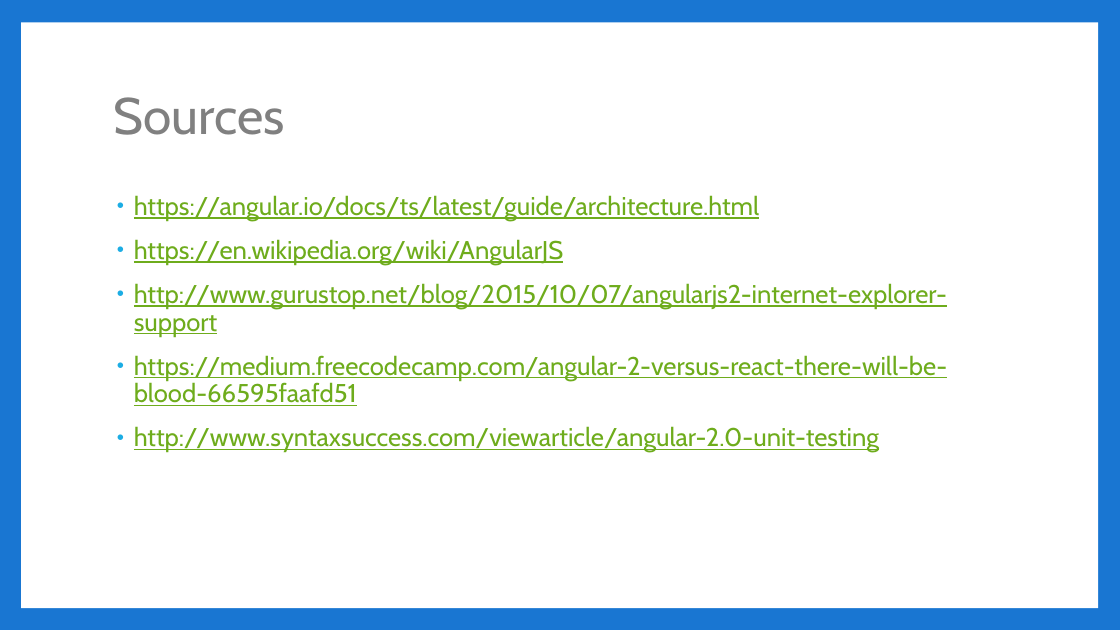
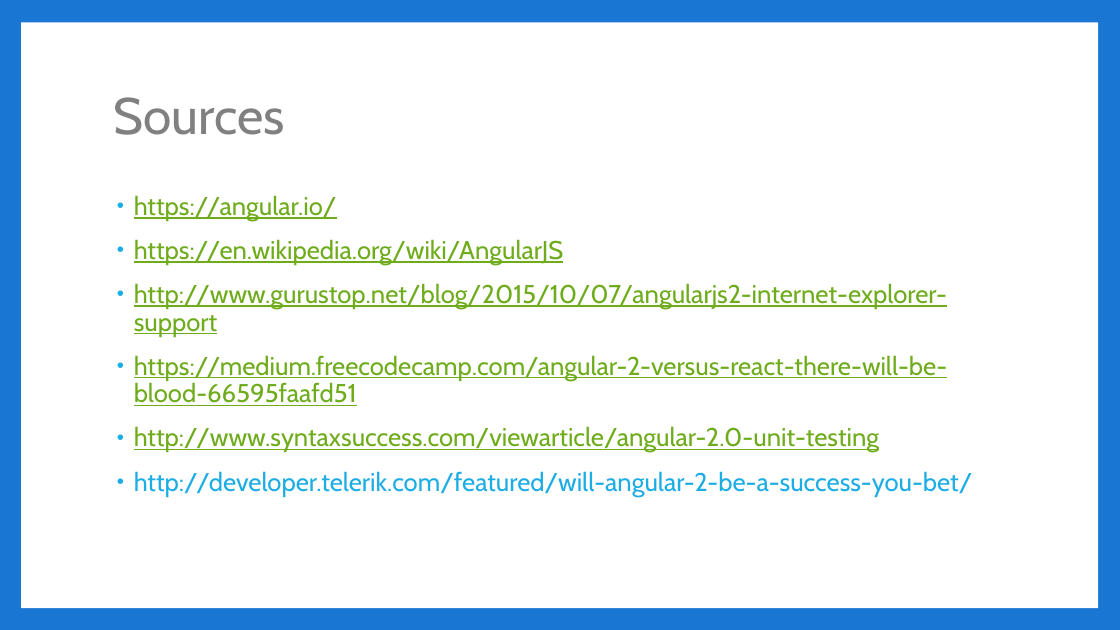
Before and after one commit to jbicks/angular2-demo, a slide deck: slide 17 of Angular2.pptx. Drawn at 1120x630 pixels with LibreOffice and Linux fonts; fonts in the diff are those of the drawing. Boxes give left, top, right and bottom in pixels: in the first picture for what was removed or moved away, otherwise in the second. Text is boxed around its words. In the diff, an @@ line names an element or a change of style, - is before the commit and + after.

```diff
--- a/Angular2.pptx
+++ b/Angular2.pptx
@@ text at bbox=[134, 195, 337, 221]: text changed @@
-• https://angular.io/docs/ts/latest/guide/architecture.html
+• https://angular.io/
@@ text at bbox=[134, 471, 973, 496]: paragraph added @@
+• http://developer.telerik.com/featured/will-angular-2-be-a-success-you-bet/
```
Also in this commit, not shown: 4 other slides changed.
